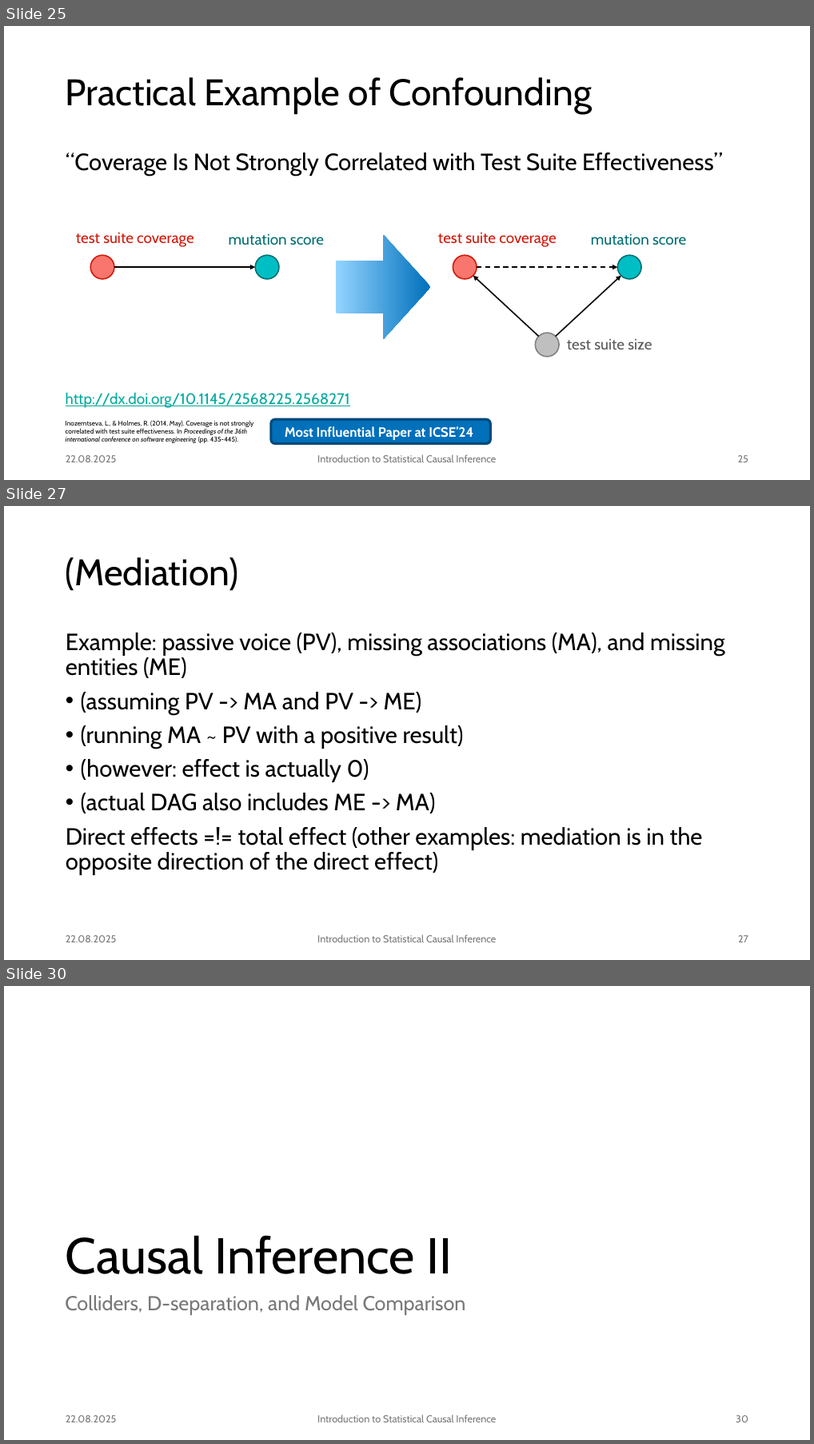
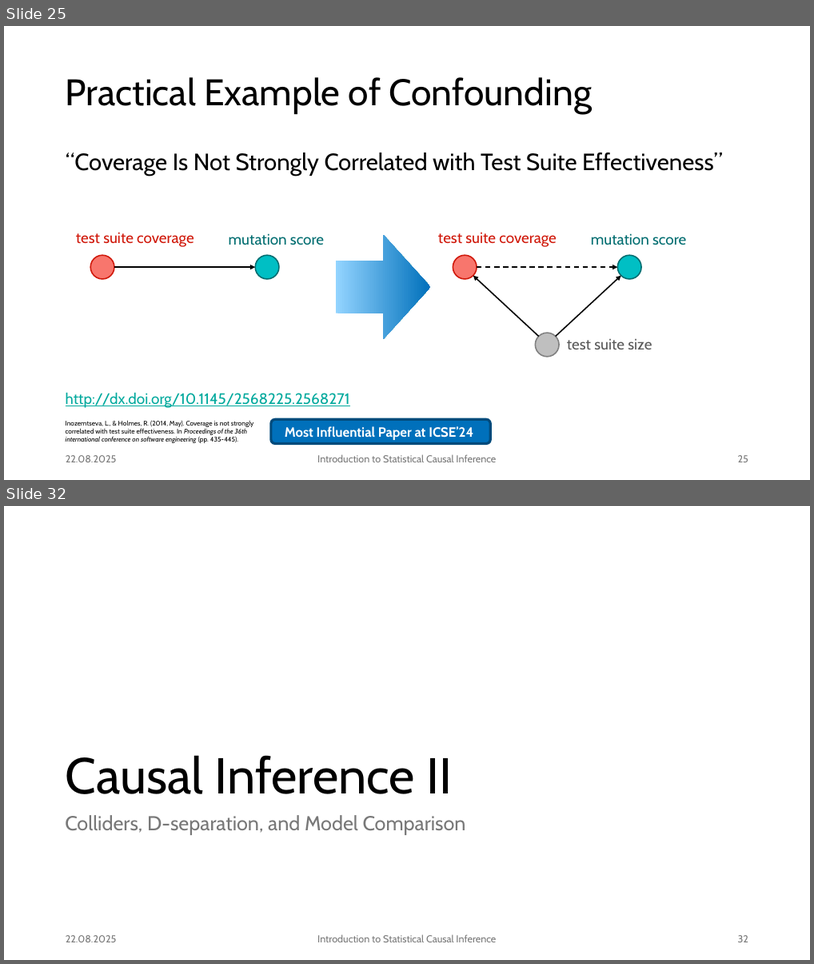
Before and after one commit to JulianFrattini/bda4sci, a slide deck: version2/slides/intro-sci.pptx. Shown one above the other, each under a label of ours: slides 25, 27 and 30 before the commit, slides 25 and 32 after it; the slides between them are not shown. The pictures are 814x1444 and 814x964 pixels, drawn with LibreOffice and Linux fonts; fonts in the diff are those of the drawing; background and template pictures are left out. Boxes give left, top, right and bottom in pixels: in the first picture for what was removed or moved away, otherwise in the second. Text is boxed around its words. In the diff, an @@ line names an element or a change of style, - is before the commit and + after.

```diff
--- a/version2/slides/intro-sci.pptx
+++ b/version2/slides/intro-sci.pptx
@@ slide 27 removed at [4,506,810,960], background #FFFFFF @@
@@ title removed at [66,557,239,591] @@
-(Mediation)
@@ text removed at [66,632,726,875] @@
-Example: passive voice (PV), missing associations (MA), and missing entities (ME)
-• (assuming PV -> MA and PV -> ME)
-• (running MA ~ PV with a positive result)
-• (however: effect is actually 0)
-• (actual DAG also includes ME -> MA)
-Direct effects =!= total effect (other examples: mediation is in the opposite direction of the direct effect)
@@ text removed at [66,935,117,942] @@
-22.08.2025
@@ text removed at [318,934,496,942] @@
-Introduction to Statistical Causal Inference
@@ page number removed at [738,935,749,942] @@
-27
@@ what was slide 30 is now slide 32 @@
@@ page number at [738,935,749,942]: text changed @@
-30
+32
```
Also in this commit, not shown: 2 slides changed, 4 slides added, 1 other slide removed, 4 other files.
